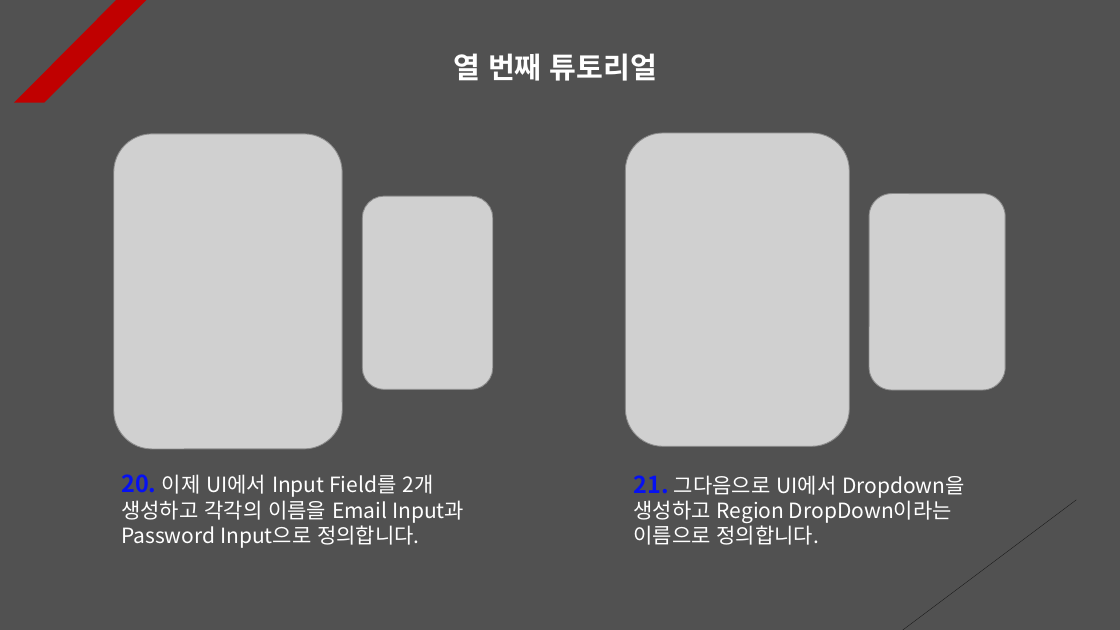
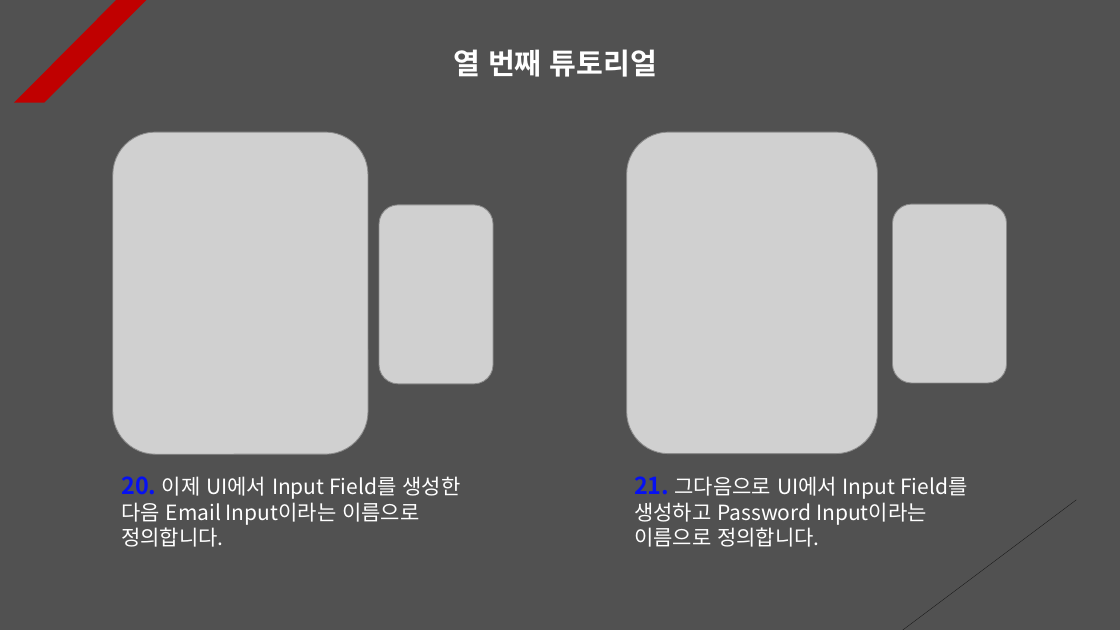
Before and after one commit to Unity2033/3D-UnityEngine, a slide deck: slide 10 of Assets/Class/Photon Server/PPT Data/Photon PlayFab.pptx. Drawn at 1120x630 pixels with LibreOffice and Linux fonts; fonts in the diff are those of the drawing; grey boxes stand for pictures. Boxes give left, top, right and bottom in pixels: in the first picture for what was removed or moved away, otherwise in the second. Text is boxed around its words. In the diff, an @@ line names an element or a change of style, - is before the commit and + after.

Commit message:
Photon PPT Data Update
- Delete regional settings system
  with dropdown

- Edit popup content

```diff
--- a/Assets/Class/Photon Server/PPT Data/Photon PlayFab.pptx
+++ b/Assets/Class/Photon Server/PPT Data/Photon PlayFab.pptx
@@ text "열 번째 튜토리얼": place and size @@
-text "열 번째 튜토리얼" at <box>453,53,657,81</box>
+text "열 번째 튜토리얼" at <box>453,49,657,77</box>
@@ picture: place and size @@
-picture at <box>113,134,342,449</box>
+picture at <box>113,132,368,454</box>
@@ picture: place and size @@
-picture at <box>626,133,850,446</box>
+picture at <box>627,132,878,454</box>
@@ picture: place and size @@
-picture at <box>362,197,492,390</box>
+picture at <box>379,205,493,384</box>
@@ picture: place and size @@
-picture at <box>870,193,1006,390</box>
+picture at <box>893,204,1007,383</box>
@@ text at <box>121,476,461,547</box>: text changed @@
-20. 이제 UI에서 Input Field를 2개 생성하고 각각의 이름을 Email Input과 Password Input으로 정의합니다.
+20. 이제 UI에서 Input Field를 생성한 다음 Email Input이라는 이름으로 정의합니다.
@@ text at <box>634,476,967,547</box>: text changed @@
-21. 그다음으로 UI에서 Dropdown을 생성하고 Region DropDown이라는 이름으로 정의합니다.
+21. 그다음으로 UI에서 Input Field를 생성하고 Password Input이라는 이름으로 정의합니다.
```
Also in this commit, not shown: 7 other slides changed, 4 other files.
